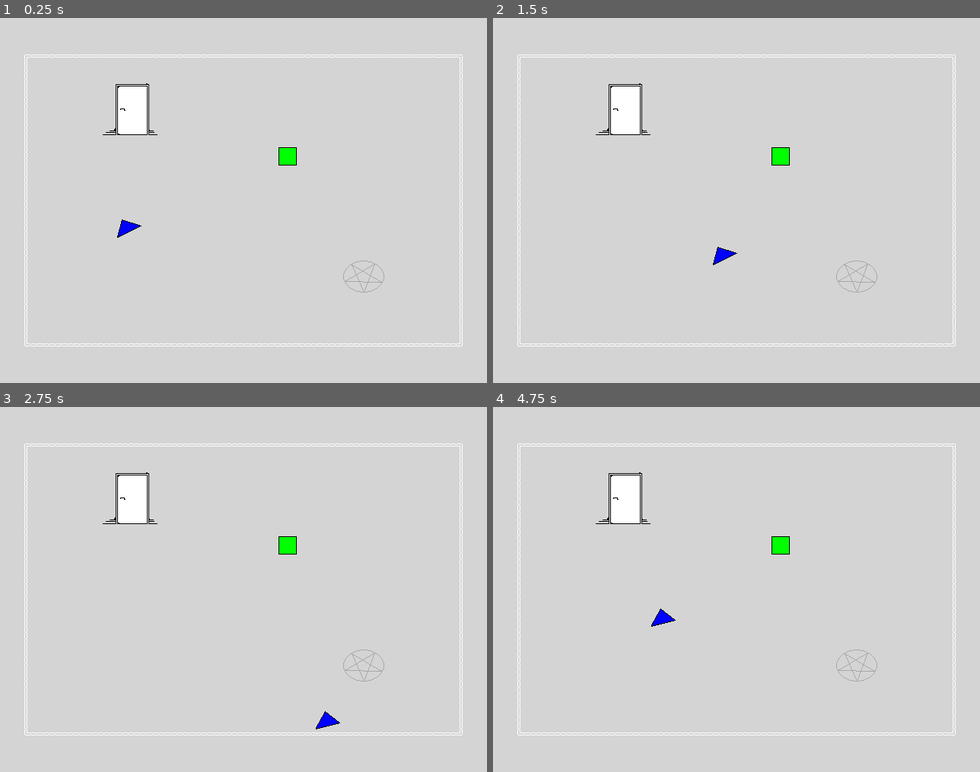
Above: before the commit, frames 1-4 (two rows, left to right).
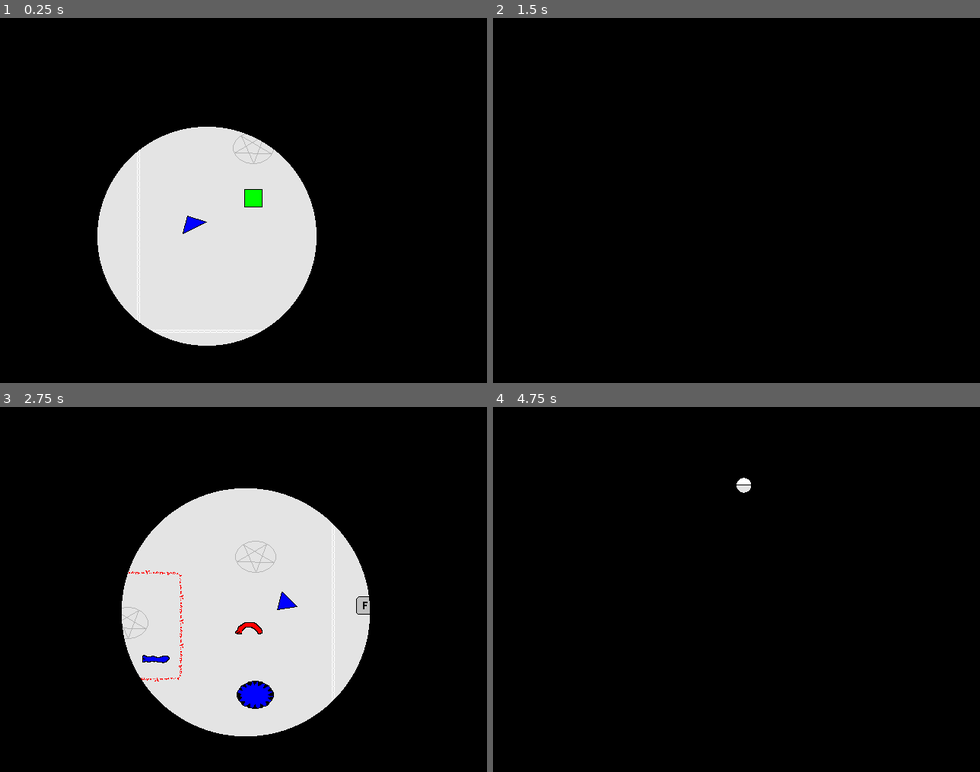
Above: after the commit, the same moments.

Repository: julianhoratschek/shadows_of_the_past
Game: Godot game, scene res://scenes/main.tscn
Two runs of this game, one before a commit and one after it. Both use one fixed random seed, a clock stepped at 60 frames per second and the inputs below. Before the commit the project starts from res://scenes/shape_change_scene.tscn.
Inputs:
- Up to frame 1 (0.25 s): no input
- Up to frame 2 (1.5 s): hold D (gme_right) 0.53-1.28 s; hold Q 0.53-1.28 s; hold S (gme_down) from 1.28 s (still down); tap E (gme_interact) at 1.35 s
- Up to frame 3 (2.75 s): tap Q at 1.55 s; release S (gme_down) at 2.03 s; hold D (gme_right) from 2.03 s (still down); hold Q from 2.03 s (still down)
- Up to frame 4 (4.75 s): release D (gme_right) at 2.78 s; release Q at 2.78 s; hold W (gme_up) 2.78-3.53 s; tap Q at 2.85, 4.35 s; hold Q 3.53-4.28 s; hold A (gme_left) from 3.53 s (still down); tap E (gme_interact) at 3.6 s

The runs differ from the first frame. In frame 1, 79% of the frame differs, in the area x 0-100%, y 0-100%; in frame 2, 100%; in frame 3, 74%; in frame 4, 100%.
Error after the commit: Invalid type in GDScript utility function "load()". Cannot convert argument 1 from Nil to String. (res://scenes/main.gd:59)

Commit message:
transitions

Diff:
--- a/prefabs/door.gd
+++ b/prefabs/door.gd
@@ -1,10 +1,15 @@
 extends Area2D
 
+class_name Door
+
+signal entered
 
 var _is_open := false
 var is_open: bool:
 	get:
 		return _is_open
+
+@export_file var next_room
 
 func open():
 	if _is_open:
@@ -25,4 +30,4 @@
 
 func _on_body_entered(body: Node2D):
 	if body is Player:
-		print("entered")
+		entered.emit()
--- a/prefabs/transmutable_properties.gd
+++ b/prefabs/transmutable_properties.gd
@@ -140,7 +140,7 @@
 
 ## Set all properties to the values of [param other]. Calls [method change_property]
 func set_properties(other: TransmutableProperties):
-	for property_name in PropertyName:
+	for property_name in PropertyName.values():
 		change_property(property_name, other._properties[property_name])
 
 
--- a/prefabs/transmutation_circle.gd
+++ b/prefabs/transmutation_circle.gd
@@ -16,13 +16,6 @@
 func _transmute():
 	if property_stack.size() < 2:
 		return
-
-	if done:
-		done = false
-		return
-
-	elif affected_circles[-1].transmute_property == affected_circles[-2].transmute_property:
-		done = true
 
 	var prop_buf = property_stack[-1].get_property(transmute_property)
 
@@ -92,6 +85,11 @@
 		&"_adjust_modulate",
 		1.0 - (clampi(2 - property_stack.size(), 0, 2) * ModulateModifier))
 
+	if property_stack.size() < 2:
+		get_tree().call_group(
+			&"transmutation_circles",
+			&"abort_transmutation")
+
 
 ## Should be called on group. Starts load-up animation
 func start_transmutation():
@@ -129,7 +127,7 @@
 ## Used to determine if load-animation is finished
 func _on_circle_animation_finished():
 	# Don't do anything if "unloading" after aborting or any other animation is playing
-	if _aborted or circle.animation != &"transmute":
+	if _aborted or affected_circles.size() < 2 or circle.animation != &"transmute":
 		_reset_circle()
 		return
 
@@ -141,5 +139,8 @@
 
 	# Set _transmute to be called before next frame, but exactly once
 	var process_signal := get_tree().process_frame
-	if not process_signal.is_connected(_transmute):
-		process_signal.connect(_transmute, Object.CONNECT_ONE_SHOT)
+
+	var other_circle := affected_circles[-1] if affected_circles[-2] == self else affected_circles[-2]
+	if (other_circle.transmute_property != transmute_property
+		or not process_signal.is_connected(other_circle._transmute)):
+			process_signal.connect(_transmute, Object.CONNECT_ONE_SHOT)
--- a/project.godot
+++ b/project.godot
@@ -11,7 +11,7 @@
 [application]
 
 config/name="Shadows Of The Past"
-run/main_scene="res://scenes/shape_change_scene.tscn"
+run/main_scene="res://scenes/main.tscn"
 config/features=PackedStringArray("4.2", "Mobile")
 config/icon="res://icon.svg"
 
@@ -62,4 +62,4 @@
 
 textures/canvas_textures/default_texture_filter=0
 renderer/rendering_method="mobile"
-environment/defaults/default_clear_color=Color(0.830335, 0.830335, 0.830335, 1)
+environment/defaults/default_clear_color=Color(0.894922, 0.894922, 0.894922, 1)
--- a/scenes/base_room.gd
+++ b/scenes/base_room.gd
@@ -1,10 +1,6 @@
-extends Node2D
+extends Node
 
 class_name BaseRoom
-
-
-func center_camera(cam: Camera2D, tile_map: TileMap):
-	cam.global_position = Vector2i(32, 32) * tile_map.get_used_rect().get_center()
 
 
 func load_properties(player: Player):
--- /dev/null
+++ b/scenes/main.gd
@@ -0,0 +1,74 @@
+extends Node2D
+
+
+enum TransitionDirection {
+	NONE = 0,
+	FADE_OUT = -1,
+	FADE_IN = 1
+}
+
+@onready var scene := $Scene.get_child(0)
+@onready var scene_door: Door =  scene.get_node(^"TileMap/Door")
+@onready var scene_player: Player = scene.get_node(^"TileMap/Player")
+@onready var transition_rect := $ColorRect
+
+var _transition_direction := TransitionDirection.NONE
+var _transition_size := 0.0
+var _transition_size_change := 1.2
+
+
+func _ready():
+	scene_fade_in()
+	scene_door.entered.connect(scene_fade_out)
+
+
+func _input(event):
+	if Input.is_key_pressed(KEY_Q):
+		scene_fade_out()
+
+
+func _process(delta):
+	if _transition_direction == TransitionDirection.NONE:
+		return
+
+	_transition_size += delta * _transition_size_change * _transition_direction
+	transition_rect.material.set_shader_parameter("circle_size", _transition_size)
+
+	if (_transition_direction == TransitionDirection.FADE_OUT and _transition_size <= 0.0):
+		do_transition()
+		scene_fade_in()
+	elif _transition_size >= 1.5:
+		_transition_direction = TransitionDirection.NONE
+
+
+func scene_fade_out():
+	transition_rect.material.set_shader_parameter("circle_position",
+		scene_door.global_position / get_viewport_rect().size)
+
+	_transition_direction = TransitionDirection.FADE_OUT
+
+
+func scene_fade_in():
+	transition_rect.material.set_shader_parameter("circle_position",
+		scene_player.global_position / get_viewport_rect().size)
+
+	_transition_direction = TransitionDirection.FADE_IN
+
+
+func do_transition():
+	var new_scene = load(scene_door.next_room).instantiate()
+
+	$Scene.remove_child(scene)
+	$Scene.add_child(new_scene)
+
+	var new_player: Player = new_scene.get_node(^"TileMap/Player")
+
+	new_player.transmutable_properties.set_properties(scene_player.transmutable_properties)
+
+	scene.queue_free()
+
+	scene = new_scene
+	scene_door =  scene.get_node(^"TileMap/Door")
+	scene_player = new_player
+
+	scene_door.entered.connect(scene_fade_out)
--- /dev/null
+++ b/scenes/main.tscn
@@ -0,0 +1,26 @@
+[gd_scene load_steps=5 format=3 uid="uid://c2fsbfo5hofqj"]
+
+[ext_resource type="Shader" path="res://scenes/scene_transition.gdshader" id="1_d738x"]
+[ext_resource type="Script" path="res://scenes/main.gd" id="1_o2dvt"]
+[ext_resource type="PackedScene" uid="uid://chq6iwrtlbxhr" path="res://scenes/shape_change_scene.tscn" id="2_hlw80"]
+
+[sub_resource type="ShaderMaterial" id="ShaderMaterial_vkn8k"]
+shader = ExtResource("1_d738x")
+shader_parameter/circle_size = 1.5
+shader_parameter/circle_position = Vector2(0.5, 0.5)
+shader_parameter/screen_width = 640.0
+shader_parameter/screen_height = 480.0
+
+[node name="Main" type="Node2D"]
+script = ExtResource("1_o2dvt")
+
+[node name="ColorRect" type="ColorRect" parent="."]
+z_index = 5
+material = SubResource("ShaderMaterial_vkn8k")
+offset_right = 640.0
+offset_bottom = 480.0
+color = Color(0, 0, 0, 1)
+
+[node name="Scene" type="Node2D" parent="."]
+
+[node name="ShapeChangeScene" parent="Scene" instance=ExtResource("2_hlw80")]
--- a/scenes/red_herring_scene.gd
+++ b/scenes/red_herring_scene.gd
@@ -1,13 +1,8 @@
-extends BaseRoom
+extends Node
 
+@onready var door := $TileMap/Door
 
 var mouth_fed := 0
-
-func _ready():
-	load_properties($Player)
-	center_camera($Camera2D, $TileMap)
-
-
 
 func _on_red_area_body_entered(body: Node2D):
 	for child in body.get_children():
@@ -20,4 +15,4 @@
 	mouth_fed += 1
 
 	if mouth_fed == 2:
-		$Door.open()
+		door.open()
--- a/scenes/red_herring_scene.tscn
+++ b/scenes/red_herring_scene.tscn
@@ -8,6 +8,7 @@
 [ext_resource type="PackedScene" uid="uid://ddahx1aw7leij" path="res://prefabs/transmutable_properties.tscn" id="6_02bwi"]
 [ext_resource type="PackedScene" uid="uid://b8b32v2hxn41a" path="res://prefabs/transmutation_circle.tscn" id="7_uceo6"]
 [ext_resource type="PackedScene" uid="uid://xmhpflbt3gyl" path="res://prefabs/mouth.tscn" id="8_f2ocq"]
+[ext_resource type="PackedScene" uid="uid://deoivk3pspj0i" path="res://ui/button_display.tscn" id="9_w6h36"]
 
 [sub_resource type="SegmentShape2D" id="SegmentShape2D_gyqos"]
 a = Vector2(-102, -89)
@@ -25,13 +26,17 @@
 a = Vector2(-33, -90)
 b = Vector2(-34, 54)
 
-[node name="RedHerringScene" type="Node2D"]
+[node name="RedHerringScene" type="Node"]
 script = ExtResource("1_afhu7")
 
 [node name="TileMap" type="TileMap" parent="."]
+position = Vector2(56, 16)
 tile_set = ExtResource("1_5ba3y")
 format = 2
 layer_0/tile_data = PackedInt32Array(0, 1, 1, 65536, 1, 0, 131072, 1, 0, 196608, 1, 0, 262144, 1, 0, 327680, 1, 0, 3932 …(1239 unchanged characters)…
+
+[node name="Player" parent="TileMap" instance=ExtResource("2_01l85")]
+position = Vector2(193, 155)
 
 [node name="RedArea" type="Area2D" parent="TileMap"]
 position = Vector2(7, 268)
@@ -52,55 +57,56 @@
 position = Vector2(70, 22)
 shape = SubResource("SegmentShape2D_binar")
 
-[node name="Camera2D" type="Camera2D" parent="."]
-
-[node name="Player" parent="." instance=ExtResource("2_01l85")]
-position = Vector2(193, 155)
-
-[node name="Door" parent="." instance=ExtResource("3_lusp1")]
+[node name="Door" parent="TileMap" instance=ExtResource("3_lusp1")]
 position = Vector2(277, 87)
 
-[node name="Square" parent="." instance=ExtResource("5_vrrr2")]
+[node name="Square" parent="TileMap" instance=ExtResource("5_vrrr2")]
 position = Vector2(60, 132)
 
-[node name="TransmutableProperties" parent="Square" instance=ExtResource("6_02bwi")]
+[node name="TransmutableProperties" parent="TileMap/Square" instance=ExtResource("6_02bwi")]
 modulate = Color(0, 0, 1, 1)
 transmute_color = 1
 transmute_shape = 2
 
-[node name="RedFish" parent="." instance=ExtResource("5_vrrr2")]
+[node name="RedFish" parent="TileMap" instance=ExtResource("5_vrrr2")]
 position = Vector2(271, 271)
 
-[node name="TransmutableProperties" parent="RedFish" instance=ExtResource("6_02bwi")]
+[node name="TransmutableProperties" parent="TileMap/RedFish" instance=ExtResource("6_02bwi")]
 transmute_shape = 3
 no_animation = false
 
-[node name="BlueFish" parent="." instance=ExtResource("5_vrrr2")]
+[node name="BlueFish" parent="TileMap" instance=ExtResource("5_vrrr2")]
 position = Vector2(149, 310)
 
-[node name="TransmutableProperties" parent="BlueFish" instance=ExtResource("6_02bwi")]
+[node name="TransmutableProperties" parent="TileMap/BlueFish" instance=ExtResource("6_02bwi")]
 modulate = Color(0, 0, 1, 1)
 transmute_color = 1
 transmute_shape = 3
 no_animation = false
 
-[node name="ShapeCircle" parent="." instance=ExtResource("7_uceo6")]
+[node name="ShapeCircle" parent="TileMap" instance=ExtResource("7_uceo6")]
 position = Vector2(112, 262)
 transmute_property = 1
 
-[node name="ColorCircle" parent="." instance=ExtResource("7_uceo6")]
+[node name="ColorCircle" parent="TileMap" instance=ExtResource("7_uceo6")]
 position = Vector2(280, 175)
 
-[node name="Mouth" parent="." instance=ExtResource("8_f2ocq")]
+[node name="Mouth" parent="TileMap" instance=ExtResource("8_f2ocq")]
 modulate = Color(0, 0, 1, 1)
 position = Vector2(110, 62)
 expected_color = 1
 
-[node name="Mouth2" parent="." instance=ExtResource("8_f2ocq")]
+[node name="Mouth2" parent="TileMap" instance=ExtResource("8_f2ocq")]
 modulate = Color(0, 0, 1, 1)
 position = Vector2(279, 357)
 expected_color = 1
 
+[node name="ButtonDisplay" parent="." instance=ExtResource("9_w6h36")]
+offset_left = 464.0
+offset_top = 168.0
+offset_right = 615.0
+offset_bottom = 277.0
+
 [connection signal="body_entered" from="TileMap/RedArea" to="." method="_on_red_area_body_entered"]
-[connection signal="fed" from="Mouth" to="." method="_on_mouth_fed"]
-[connection signal="fed" from="Mouth2" to="." method="_on_mouth_fed"]
+[connection signal="fed" from="TileMap/Mouth" to="." method="_on_mouth_fed"]
+[connection signal="fed" from="TileMap/Mouth2" to="." method="_on_mouth_fed"]
--- a/scenes/red_room_scene.gd
+++ b/scenes/red_room_scene.gd
@@ -1,11 +1,9 @@
-extends BaseRoom
+extends Node
 
 
 var red_letters := 0
 
-func _ready():
-	load_properties($Player)
-	center_camera($Camera2D, $TileMap)
+@onready var door := $TileMap/Door
 
 
 func _on_letter_transmuted(property_name, old_value, new_value):
@@ -19,6 +17,6 @@
 		red_letters -= 1
 
 	if red_letters == 3:
-		$Door.open()
-	elif $Door.is_open:
-		$Door.close()
+		door.open()
+	elif door.is_open:
+		door.close()
--- a/scenes/red_room_scene.tscn
+++ b/scenes/red_room_scene.tscn
@@ -8,6 +8,7 @@
 [ext_resource type="PackedScene" uid="uid://ddahx1aw7leij" path="res://prefabs/transmutable_properties.tscn" id="5_bj60t"]
 [ext_resource type="PackedScene" uid="uid://b8b32v2hxn41a" path="res://prefabs/transmutation_circle.tscn" id="6_41p0o"]
 [ext_resource type="PackedScene" uid="uid://d35g8f6d7aap0" path="res://prefabs/guard.tscn" id="8_v72v0"]
+[ext_resource type="PackedScene" uid="uid://deoivk3pspj0i" path="res://ui/button_display.tscn" id="9_urbkw"]
 
 [sub_resource type="Curve2D" id="Curve2D_dorgt"]
 _data = {
@@ -15,70 +16,75 @@
 }
 point_count = 9
 
-[node name="RedRoomScene" type="Node2D"]
-y_sort_enabled = true
+[node name="RedRoomScene" type="Node"]
 script = ExtResource("1_hmh1k")
 
 [node name="TileMap" type="TileMap" parent="."]
+position = Vector2(32, 32)
 tile_set = ExtResource("2_uvd68")
 format = 2
 layer_0/tile_data = PackedInt32Array(0, 1, 1, 786432, 1, 1610612737, 65536, 1, 0, 131072, 1, 0, 196608, 1, 0, 262144, 1 …(1245 unchanged characters)…
 
-[node name="Camera2D" type="Camera2D" parent="."]
+[node name="Player" parent="TileMap" instance=ExtResource("2_bijmb")]
+position = Vector2(188, 252)
 
-[node name="Player" parent="." instance=ExtResource("2_bijmb")]
-position = Vector2(187, 253)
+[node name="Door" parent="TileMap" instance=ExtResource("3_4ujo5")]
+position = Vector2(196, 123)
+next_room = "res://scenes/red_herring_scene.tscn"
 
-[node name="Door" parent="." instance=ExtResource("3_4ujo5")]
-position = Vector2(196, 123)
-
-[node name="Letter_R" parent="." instance=ExtResource("4_abpod")]
+[node name="Letter_R" parent="TileMap" instance=ExtResource("4_abpod")]
 position = Vector2(246, 198)
 
-[node name="TransmutableProperties" parent="Letter_R" instance=ExtResource("5_bj60t")]
+[node name="TransmutableProperties" parent="TileMap/Letter_R" instance=ExtResource("5_bj60t")]
 modulate = Color(0, 0, 1, 1)
 transmute_color = 1
 transmute_shape = 4
 
-[node name="Letter_E" parent="." instance=ExtResource("4_abpod")]
+[node name="Letter_E" parent="TileMap" instance=ExtResource("4_abpod")]
 position = Vector2(151, 325)
 
-[node name="TransmutableProperties" parent="Letter_E" instance=ExtResource("5_bj60t")]
+[node name="TransmutableProperties" parent="TileMap/Letter_E" instance=ExtResource("5_bj60t")]
 modulate = Color(0, 1, 0, 1)
 transmute_color = 2
 transmute_shape = 5
 
-[node name="Letter_D" parent="." instance=ExtResource("4_abpod")]
+[node name="Letter_D" parent="TileMap" instance=ExtResource("4_abpod")]
 position = Vector2(81, 156)
 
-[node name="TransmutableProperties" parent="Letter_D" instance=ExtResource("5_bj60t")]
+[node name="TransmutableProperties" parent="TileMap/Letter_D" instance=ExtResource("5_bj60t")]
 modulate = Color(0, 0, 1, 1)
 transmute_color = 1
 transmute_shape = 6
 
-[node name="TransmutationCircle" parent="." instance=ExtResource("6_41p0o")]
+[node name="TransmutationCircle" parent="TileMap" instance=ExtResource("6_41p0o")]
 position = Vector2(477, 353)
 
-[node name="TransmutationCircle2" parent="." instance=ExtResource("6_41p0o")]
+[node name="TransmutationCircle2" parent="TileMap" instance=ExtResource("6_41p0o")]
 position = Vector2(91, 229)
 
-[node name="Path2D" type="Path2D" parent="."]
+[node name="Path2D" type="Path2D" parent="TileMap"]
 curve = SubResource("Curve2D_dorgt")
 
-[node name="Guard" parent="Path2D" instance=ExtResource("8_v72v0")]
+[node name="Guard" parent="TileMap/Path2D" instance=ExtResource("8_v72v0")]
 position = Vector2(366, 338)
 rotates = false
 
-[node name="Guard2" parent="Path2D" instance=ExtResource("8_v72v0")]
+[node name="Guard2" parent="TileMap/Path2D" instance=ExtResource("8_v72v0")]
 position = Vector2(496.627, 215.161)
 progress = 299.533
 rotates = false
 
-[node name="Guard3" parent="Path2D" instance=ExtResource("8_v72v0")]
+[node name="Guard3" parent="TileMap/Path2D" instance=ExtResource("8_v72v0")]
 position = Vector2(387.339, 67.0525)
 progress = 554.103
 rotates = false
 
-[connection signal="transmuted" from="Letter_R/TransmutableProperties" to="." method="_on_letter_transmuted"]
-[connection signal="transmuted" from="Letter_E/TransmutableProperties" to="." method="_on_letter_transmuted"]
-[connection signal="transmuted" from="Letter_D/TransmutableProperties" to="." method="_on_letter_transmuted"]
+[node name="ButtonDisplay" parent="." instance=ExtResource("9_urbkw")]
+offset_left = 40.0
+offset_top = 40.0
+offset_right = 191.0
+offset_bottom = 149.0
+
+[connection signal="transmuted" from="TileMap/Letter_R/TransmutableProperties" to="." method="_on_letter_transmuted"]
+[connection signal="transmuted" from="TileMap/Letter_E/TransmutableProperties" to="." method="_on_letter_transmuted"]
+[connection signal="transmuted" from="TileMap/Letter_D/TransmutableProperties" to="." method="_on_letter_transmuted"]
--- /dev/null
+++ b/scenes/scene_transition.gdshader
@@ -0,0 +1,18 @@
+shader_type canvas_item;
+
+uniform float circle_size: hint_range(0.0, 1.5);
+uniform vec2 circle_position = vec2(0.5, 0.5);
+
+uniform float screen_width;
+uniform float screen_height;
+
+void fragment() {
+	float ratio = screen_width / screen_height;
+	float dist = distance(circle_position, vec2(mix(0.5, UV.x, ratio), UV.y));
+	COLOR.a = step(circle_size, dist);
+}
+
+//void light() {
+	// Called for every pixel for every light affecting the CanvasItem.
+	// Uncomment to replace the default light processing function with this one.
+//}
--- a/scenes/shape_change_scene.gd
+++ b/scenes/shape_change_scene.gd
@@ -1,13 +1,11 @@
-extends BaseRoom
+extends Node
 
+@onready var door := $TileMap/Door
 
-func _ready():
-	load_properties($Player)
-	center_camera($Camera2D, $TileMap)
 
 func _on_player_transmuted(property_name, old_value, new_value):
 	if (property_name == TransmutableProperties.PropertyName.COLOR
 	and new_value == TransmutableProperties.TransColor.GREEN):
-		$Door.open()
+		door.open()
 	else:
-		$Door.close()
+		door.close()
--- a/scenes/shape_change_scene.tscn
+++ b/scenes/shape_change_scene.tscn
@@ -7,33 +7,39 @@
 [ext_resource type="PackedScene" uid="uid://cyrhvocyuyepp" path="res://prefabs/transmutable_object.tscn" id="3_btlve"]
 [ext_resource type="PackedScene" uid="uid://ddahx1aw7leij" path="res://prefabs/transmutable_properties.tscn" id="4_ws0pj"]
 [ext_resource type="PackedScene" uid="uid://c2n10dkx4n3vf" path="res://prefabs/player.tscn" id="5_tig1v"]
+[ext_resource type="PackedScene" uid="uid://deoivk3pspj0i" path="res://ui/button_display.tscn" id="8_aed76"]
 
-[node name="ShapeChangeScene" type="Node2D"]
-y_sort_enabled = true
+[node name="ShapeChangeScene" type="Node"]
 script = ExtResource("1_fi7ni")
 
 [node name="TileMap" type="TileMap" parent="."]
+position = Vector2(180, 30)
 tile_set = ExtResource("2_t0n25")
 format = 2
-layer_0/tile_data = PackedInt32Array(0, 1, 1, 1, 1, 196608, 3, 1, 196608, 4, 1, 196608, 5, 1, 196608, 6, 1, 196608, 327680, 1, 0, 262144, 1, 0, 196608, 1, 0, 131072, 1, 0, 65536, 1, 0, 7, 1, 196608, 8, 1, 196608, 9, 1, 196608, 10, 1, 196608, 11, 1, 196608, 12, 1, 196608, 13, 1, 196608, 14, 1, 196608, 15, 1, 196608, 16, 1, 196608, 65553, 1, 65536, 131089, 1, 65536, 196625, 1, 65536, 262161, 1, 65536, 327697, 1, 65536, 393233, 1, 65536, 458769, 1, 65536, 524305, 1, 65536, 589841, 1, 65536, 655377, 1, 65536, 720912, 1, 131072, 720911, 1, 131072, 720910, 1, 131072, 720909, 1, 131072, 720908, 1, 131072, 720907, 1, 131072, 720906, 1, 131072, 720905, 1, 131072, 720904, 1, 131072, 720903, 1, 131072, 720902, 1, 131072, 720901, 1, 131072, 720900, 1, 131072, 720899, 1, 131072, 720898, 1, 131072, 720897, 1, 131072, 655360, 1, 0, 589824, 1, 0, 524288, 1, 0, 458752, 1, 0, 393216, 1, 0, 720913, 1, 196609, 17, 1, 65537, 720896, 1, 131073, 2, 1, 196608)
+layer_0/tile_data = PackedInt32Array(4, 1, 196608, 5, 1, 196608, 6, 1, 196608, 327680, 1, 0, 262144, 1, 0, 196608, 1, 0, 131072, 1, 0, 65536, 1, 0, 7, 1, 1342177281, 720903, 1, 805306369, 720902, 1, 131072, 720901, 1, 131072, 720900, 1, 131072, 720899, 1, 131072, 720898, 1, 131072, 720897, 1, 131072, 655360, 1, 0, 589824, 1, 0, 524288, 1, 0, 458752, 1, 0, 393216, 1, 0, 720896, 1, 131073, 65543, 1, 805306368, 131079, 1, 805306368, 196615, 1, 805306368, 262151, 1, 805306368, 327687, 1, 805306368, 393223, 1, 805306368, 458759, 1, 805306368, 524295, 1, 805306368, 589831, 1, 805306368, 655367, 1, 805306368, 0, 1, 1, 1, 1, 196608, 2, 1, 196608, 3, 1, 196608)
 
-[node name="TransmutableObject" parent="." instance=ExtResource("3_btlve")]
-position = Vector2(346, 134)
+[node name="TransmutableObject" parent="TileMap" instance=ExtResource("3_btlve")]
+position = Vector2(153, 207)
 
-[node name="TransmutableProperties" parent="TransmutableObject" instance=ExtResource("4_ws0pj")]
+[node name="TransmutableProperties" parent="TileMap/TransmutableObject" instance=ExtResource("4_ws0pj")]
 modulate = Color(0, 1, 0, 1)
 transmute_color = 2
 transmute_shape = 2
 
-[node name="Door" parent="." instance=ExtResource("2_rlrwv")]
-position = Vector2(139, 106)
+[node name="Door" parent="TileMap" instance=ExtResource("2_rlrwv")]
+position = Vector2(62, 82)
+next_room = "res://scenes/red_room_scene.tscn"
 
-[node name="Player" parent="." instance=ExtResource("5_tig1v")]
-position = Vector2(138, 244)
+[node name="Player" parent="TileMap" instance=ExtResource("5_tig1v")]
+position = Vector2(76, 257)
 
-[node name="Camera2D" type="Camera2D" parent="."]
+[node name="TransmutationCircle" parent="TileMap" instance=ExtResource("1_bgiia")]
+position = Vector2(153, 135)
 
-[node name="TransmutationCircle" parent="." instance=ExtResource("1_bgiia")]
-position = Vector2(446, 286)
+[node name="ButtonDisplay" parent="." instance=ExtResource("8_aed76")]
+offset_left = 464.0
+offset_top = 177.0
+offset_right = 615.0
+offset_bottom = 286.0
 
-[connection signal="transmuted" from="Player" to="." method="_on_player_transmuted"]
+[connection signal="transmuted" from="TileMap/Player" to="." method="_on_player_transmuted"]
--- a/scenes/tileset.tres
+++ b/scenes/tileset.tres
@@ -115,7 +115,6 @@
 0:2/0 = 0
 0:2/0/physics_layer_0/linear_velocity = Vector2(0, 0)
 0:2/0/physics_layer_0/angular_velocity = 0.0
-0:2/0/physics_layer_0/polygon_0/points = PackedVector2Array(0, 12, -12, 12, -12, 16, -16, 16, -16, -16, -12, -16, -12, -12, 0, -12, 0, -8, 16, -8, 16, 0, 0, 0)
 0:3/0 = 0
 0:3/0/physics_layer_0/linear_velocity = Vector2(0, 0)
 0:3/0/physics_layer_0/angular_velocity = 0.0
--- /dev/null
+++ b/ui/button_display.tscn
@@ -0,0 +1,48 @@
+[gd_scene load_steps=6 format=3 uid="uid://deoivk3pspj0i"]
+
+[ext_resource type="Texture2D" uid="uid://c3lpm1n3grr0g" path="res://assets/sprites/keyboard_buttons.png" id="1_bkc6j"]
+[ext_resource type="FontFile" uid="uid://em3ca5nycu7m" path="res://assets/fonts/retro_gaming.ttf" id="1_nsx6j"]
+
+[sub_resource type="Theme" id="Theme_jqsg5"]
+default_font = ExtResource("1_nsx6j")
+Label/colors/font_color = Color(0, 0, 0, 1)
+
+[sub_resource type="AtlasTexture" id="AtlasTexture_a5yj7"]
+atlas = ExtResource("1_bkc6j")
+region = Rect2(0, 0, 32, 32)
+
+[sub_resource type="AtlasTexture" id="AtlasTexture_6cyyg"]
+atlas = ExtResource("1_bkc6j")
+region = Rect2(32, 0, 32, 32)
+
+[node name="ButtonDisplay" type="VBoxContainer"]
+offset_right = 151.0
+offset_bottom = 109.0
+size_flags_horizontal = 0
+theme = SubResource("Theme_jqsg5")
+theme_override_constants/separation = 45
+
+[node name="ButtonDisplay" type="HBoxContainer" parent="."]
+layout_mode = 2
+size_flags_horizontal = 0
+
+[node name="TextureRect" type="TextureRect" parent="ButtonDisplay"]
+layout_mode = 2
+texture = SubResource("AtlasTexture_a5yj7")
+
+[node name="Label" type="Label" parent="ButtonDisplay"]
+layout_mode = 2
+text = "Transmute"
+
+[node name="ButtonDisplay2" type="HBoxContainer" parent="."]
+layout_mode = 2
+size_flags_horizontal = 0
+
+[node name="TextureRect" type="TextureRect" parent="ButtonDisplay2"]
+layout_mode = 2
+texture = SubResource("AtlasTexture_6cyyg")
+
+[node name="Label" type="Label" parent="ButtonDisplay2"]
+layout_mode = 2
+text = "Reset Room
+"
Binary file added: assets/fonts/retro_gaming.ttf
Binary file added: assets/sprites/art/controller_buttons.aseprite
Binary file added: assets/sprites/art/keyboard_buttons.aseprite
Binary file added: assets/sprites/art/push_button.aseprite
Binary file changed: assets/sprites/art/tile_set.aseprite
Binary file added: assets/sprites/controller_buttons.png
Binary file added: assets/sprites/keyboard_buttons.png
Binary file changed: assets/sprites/tile_set.png
Not shown: 1 places in scenes/red_herring_scene.tscn that only renumber resources
Not shown: 1 places in scenes/red_room_scene.tscn that only renumber resources
Not shown: 1 places in scenes/shape_change_scene.tscn that only renumber resources
